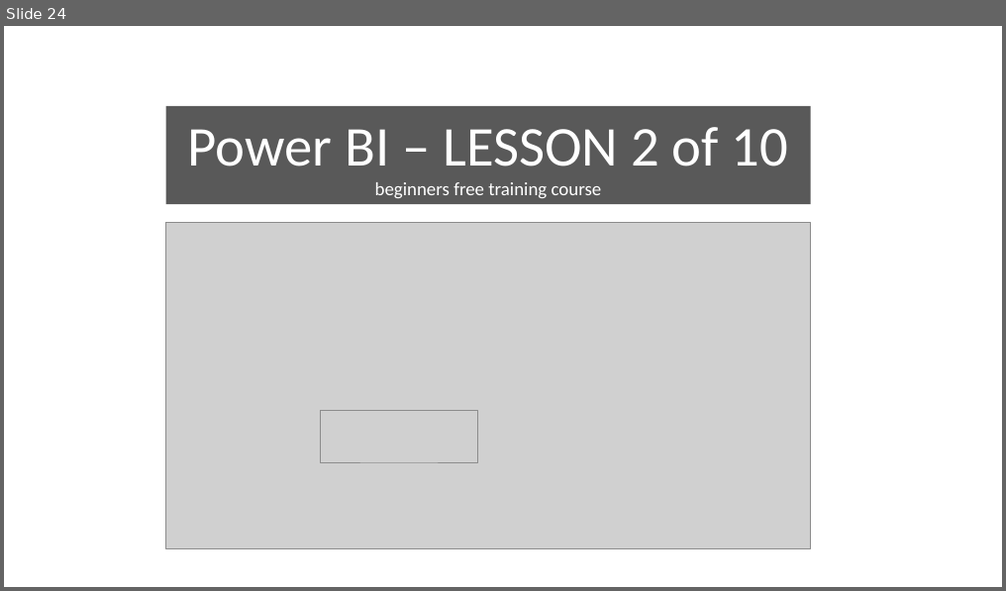
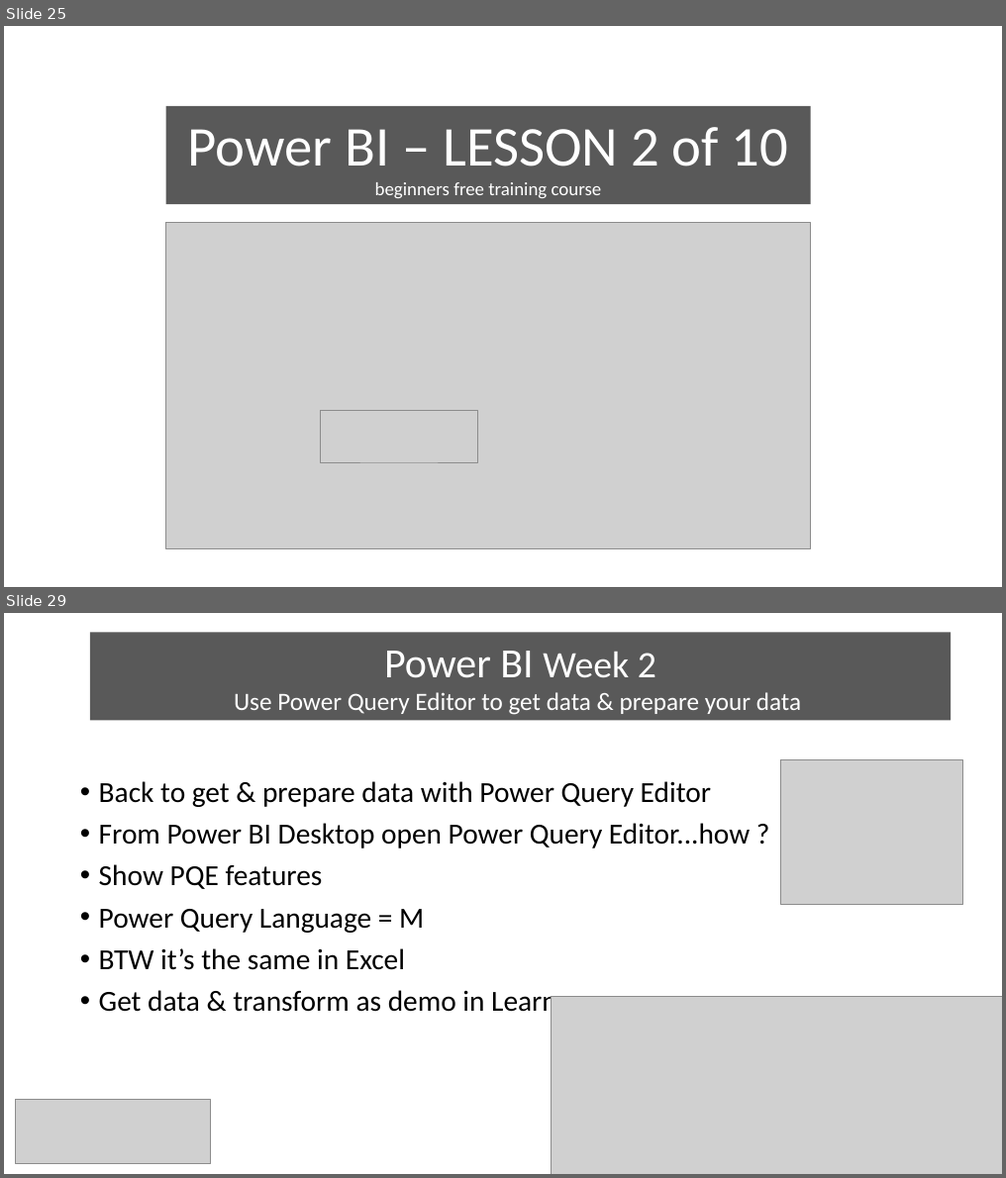
Before and after one commit to wottabyte/PBITraining, a slide deck: 202110-Burnley/Microsoft Power BI training Burnley Oct21.pptx. Shown one above the other, each under a label of ours: slide 24 before the commit, slides 25 and 29 after it; the slides between them are not shown. The pictures are 1006x591 and 1006x1178 pixels, drawn with LibreOffice and Linux fonts; fonts in the diff are those of the drawing; grey boxes stand for pictures. Boxes give left, top, right and bottom in pixels: in the first picture for what was removed or moved away, otherwise in the second. Text is boxed around its words. In the diff, an @@ line names an element or a change of style, - is before the commit and + after.

Commit message:
added week 2 details

```diff
--- a/202110-Burnley/Microsoft Power BI training Burnley Oct21.pptx
+++ b/202110-Burnley/Microsoft Power BI training Burnley Oct21.pptx
@@ slide 29 added at <box>4,613,1002,1174</box>, background #FFFFFF @@
@@ rectangle added at <box>90,633,951,721</box>, fill #595959, 24 pt, text #FFFFFF @@
+Power BI Week 2
+Use Power Query Editor to get data & prepare your data
@@ picture added at <box>780,760,963,904</box> @@
@@ text added at <box>99,781,749,1019</box>, 28 pt, text #000000 @@
+• Back to get & prepare data with Power Query Editor
+• From Power BI Desktop open Power Query Editor...how ?
+• Show PQE features
+• Power Query Language = M
+• BTW it’s the same in Excel
+• Get data & transform as demo in Learn
@@ picture added at <box>551,997,1002,1174</box> @@
@@ picture added at <box>15,1100,211,1164</box> @@
@@ what was slide 24 is now slide 25 @@
```
Also in this commit, not shown: 1 slide changed, 19 other slides added.
